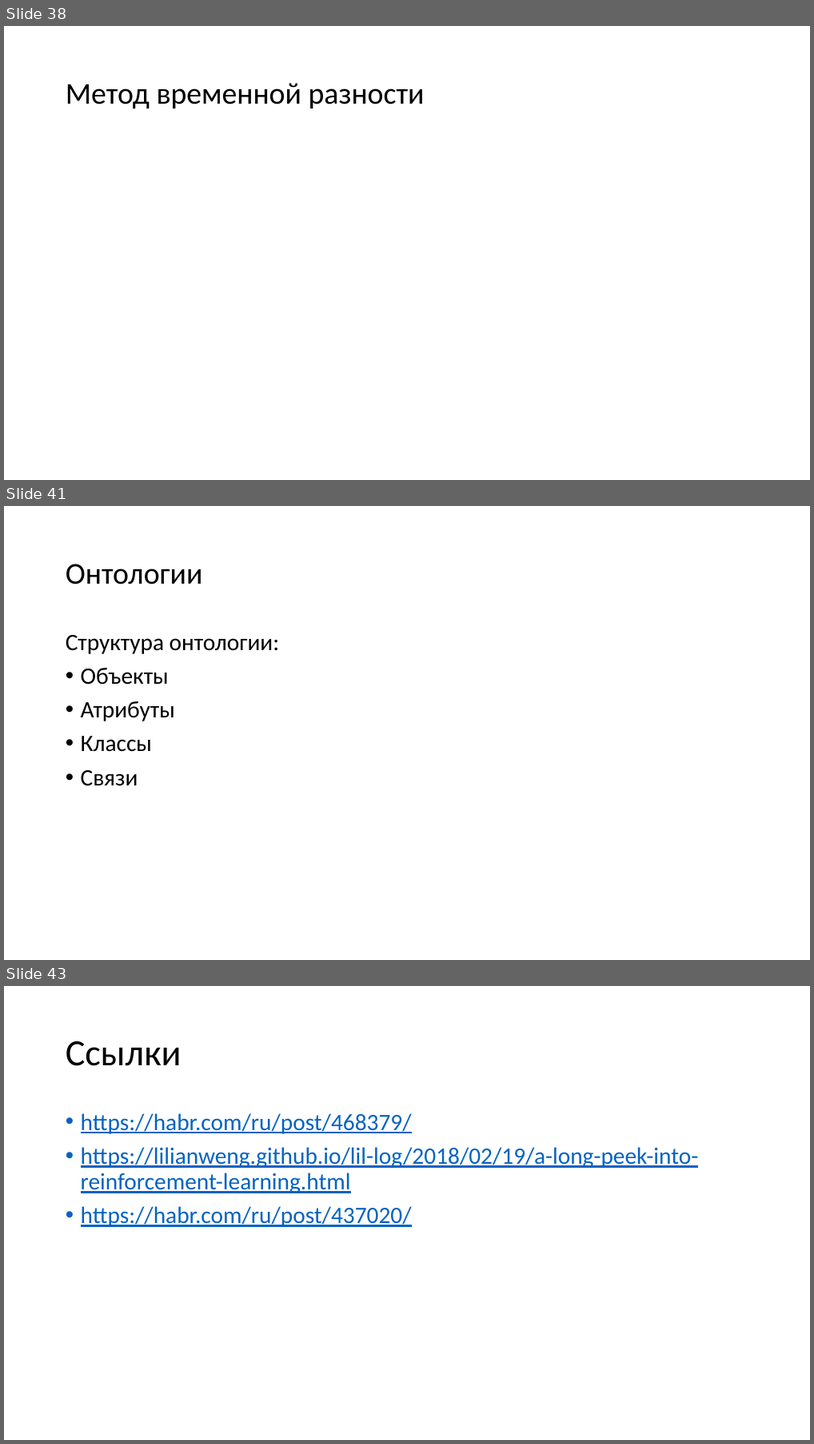
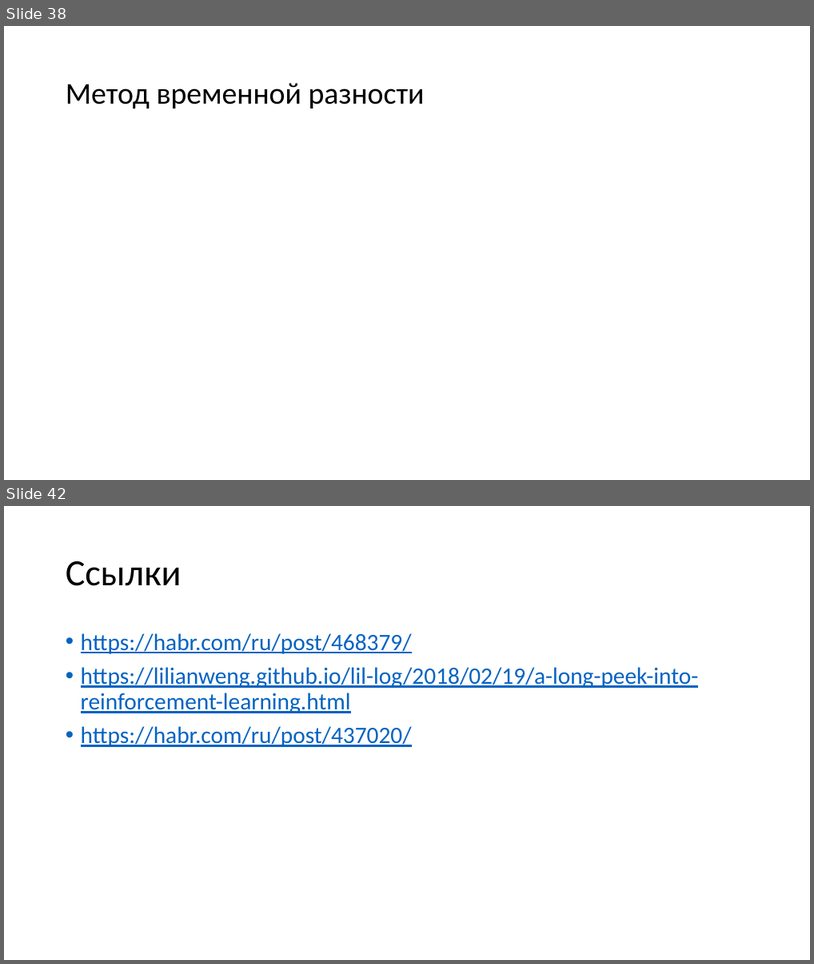
Before and after one commit to mosalov/AI_main_lectures, a slide deck: Лекция 14 19_05_2021.pptx. Shown one above the other, each under a label of ours: slides 38, 41 and 43 before the commit, slides 38 and 42 after it; the slides between them are not shown. The pictures are 814x1444 and 814x964 pixels, drawn with LibreOffice and Linux fonts; fonts in the diff are those of the drawing; grey boxes stand for pictures. Boxes give left, top, right and bottom in pixels: in the first picture for what was removed or moved away, otherwise in the second. Text is boxed around its words. In the diff, an @@ line names an element or a change of style, - is before the commit and + after.

```diff
--- a/Лекция 14 19_05_2021.pptx
+++ b/Лекция 14 19_05_2021.pptx
@@ slide 41 removed at [4,506,810,960], background #FFFFFF @@
@@ title removed at [66,564,203,584] @@
-Онтологии
@@ text removed at [66,635,279,786] @@
-Структура онтологии:
-• Объекты
-• Атрибуты
-• Классы
-• Связи
@@ what was slide 43 is now slide 42 @@
```
Also in this commit, not shown: 4 slides changed, 8 slides added, 2 other slides removed, 2 other files.
